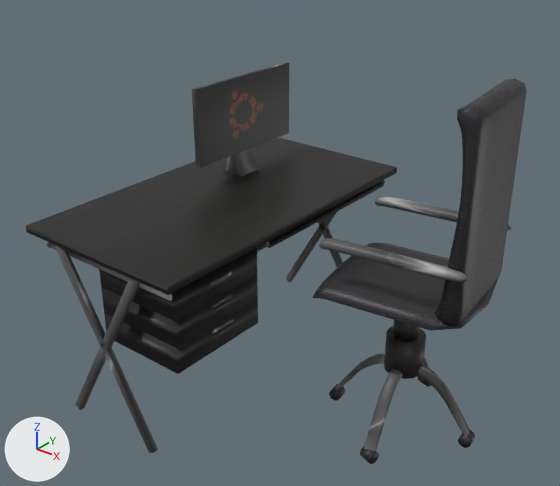
The FBX model Badass_Upgrade/UNITY/Assets/Exports/TaulaOficina3.fbx, before and after one commit.
One viewpoint serves both versions: a 50 mm lens placed at (0.0186, -0.0201, 0.0113), pointed at (0.0028, -0.0003, -0.001). The axes (+X, +Y, +Z) are drawn at lower left. The lights are the same throughout. Where no turn or scale is listed for an object, it has been applied to the vertices.
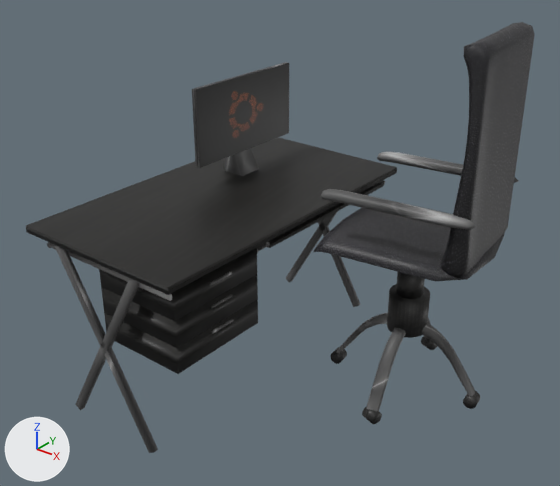
The change, as a list of edits to the scene's bpy script:
```text
Change ob_cube_004:
    ob_cube_004.location: (0.00895, 0.00287, 0.00108) -> (0.00895, 0.00287, 0.00293)
Change ob_cylinder_020:
    ob_cylinder_020.location: (0.00698, -0.00021, -0.00853) -> (0.00698, -0.00021, -0.00669)
Change ob_cube_007:
    ob_cube_007.location: (0.00454, 0.00231, -0.00597) -> (0.00454, 0.00231, -0.00412)
Change ob_cylinder_016:
    ob_cylinder_016.location: (0.00663, 0.00257, -0.0043) -> (0.00663, 0.00257, -0.00245)
Change ob_cube_010:
    ob_cube_010.location: (0.00649, 0.00478, -0.00053) -> (0.00649, 0.00478, 0.00132)
Change ob_cylinder_019:
    ob_cylinder_019.location: (0.00941, 0.00288, -0.00853) -> (0.00941, 0.00288, -0.00669)
Change ob_cylinder_018:
    ob_cylinder_018.location: (0.00385, 0.00218, -0.00853) -> (0.00385, 0.00218, -0.00669)
Change ob_cylinder_021:
    ob_cylinder_021.location: (0.00627, 0.00535, -0.00853) -> (0.00627, 0.00535, -0.00669)
Change ob_cube_003:
    ob_cube_003.location: (0.00663, 0.00257, -0.00256) -> (0.00663, 0.00257, -0.00072)
```

Boxes [x1, y1, x2, y2] around the edits, measured in the pictures (560 x 486 px):
'Cube_004', moved: before [435, 79, 527, 327]; after [440, 22, 535, 278]
'Cube_003', moved: before [312, 243, 498, 331]; after [313, 208, 504, 282]
'Cube_010', moved: before [319, 196, 512, 282]; after [320, 152, 519, 230]
'Cube_007', moved: before [335, 353, 470, 452]; after [337, 313, 475, 412]
'Cylinder_016', moved: before [384, 320, 426, 379]; after [387, 272, 430, 338]
'Cylinder_020', moved: before [360, 447, 379, 464]; after [362, 407, 382, 424]
'Cylinder_019', moved: before [458, 430, 475, 448]; after [463, 391, 480, 409]
'Cylinder_018', moved: before [329, 384, 345, 401]; after [330, 347, 347, 364]
'Cylinder_021', moved: before [418, 376, 431, 387]; after [421, 336, 437, 350]
